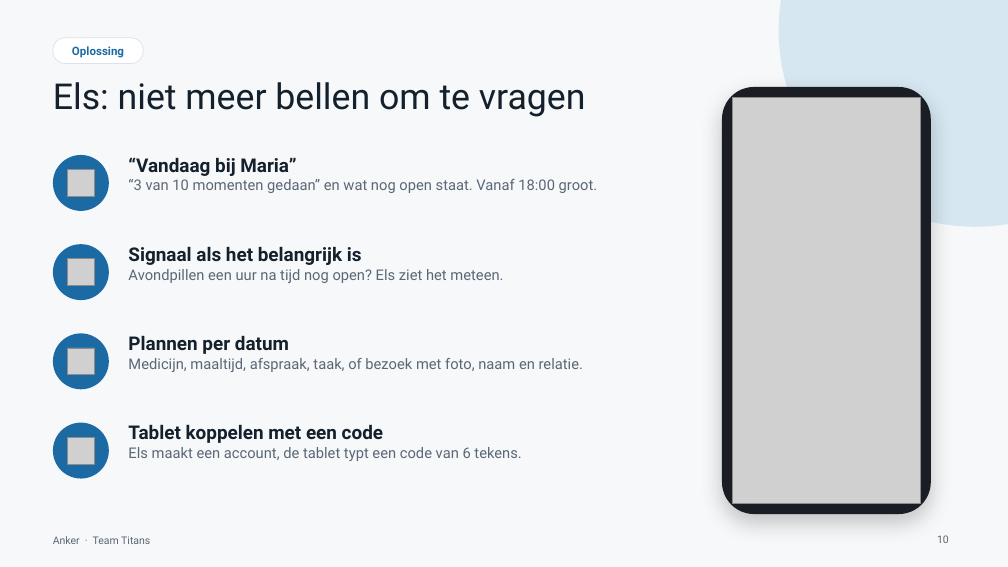
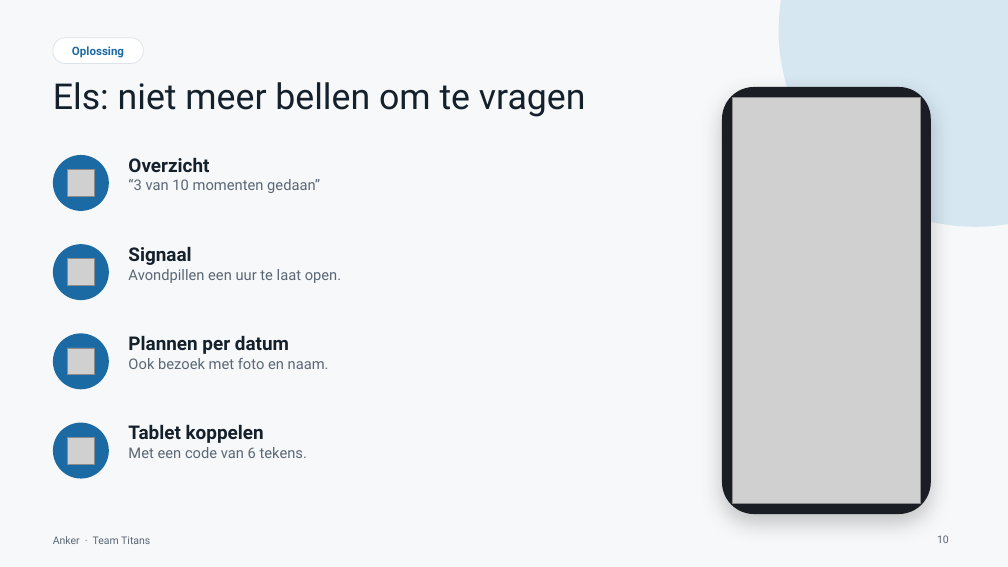
Before and after one commit to sergiuNE/Titans---Hack_The_Future, a slide deck: slide 10 of Documentation/Anker-pitch.pptx. Drawn at 1008x567 pixels with LibreOffice and Linux fonts; fonts in the diff are those of the drawing; grey boxes stand for pictures. Boxes give left, top, right and bottom in pixels: in the first picture for what was removed or moved away, otherwise in the second. Text is boxed around its words. In the diff, an @@ line names an element or a change of style, - is before the commit and + after.

Commit message:
Shorten slides 3, 7 and 10, fix the layout of slide 11
Keeps the latest manual edits: slide 11 without the Home item, the demo slide with only its title.

```diff
--- a/Documentation/Anker-pitch.pptx
+++ b/Documentation/Anker-pitch.pptx
@@ text at (128,158,320,193): text changed @@
-“Vandaag bij Maria”
-“3 van 10 momenten gedaan” en wat nog open staat. Vanaf 18:00 groot.
+Overzicht
+“3 van 10 momenten gedaan”
@@ text at (128,247,341,283): text changed @@
-Signaal als het belangrijk is
-Avondpillen een uur na tijd nog open? Els ziet het meteen.
+Signaal
+Avondpillen een uur te laat open.
@@ text at (128,358,329,369): text changed @@
-Medicijn, maaltijd, afspraak, taak, of bezoek met foto, naam en relatie.
+Ook bezoek met foto en naam.
@@ text at (128,424,307,458): text changed @@
-Tablet koppelen met een code
-Els maakt een account, de tablet typt een code van 6 tekens.
+Tablet koppelen
+Met een code van 6 tekens.
```
Also in this commit, not shown: 4 other slides changed.
